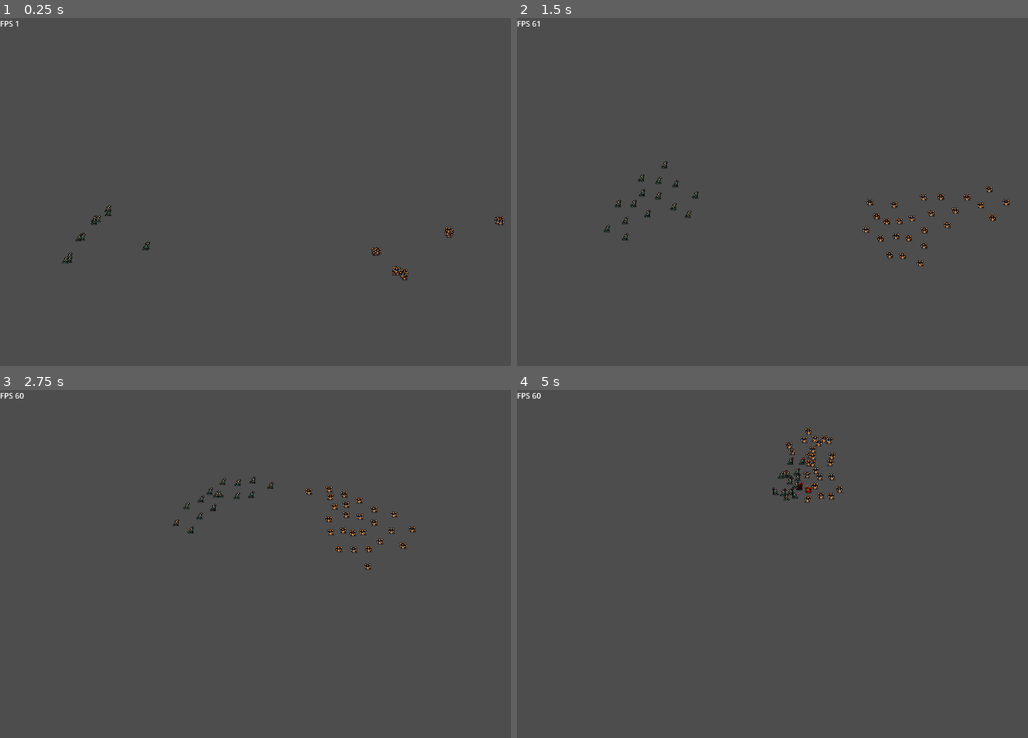
Above: before the commit, frames 1-4 (two rows, left to right).
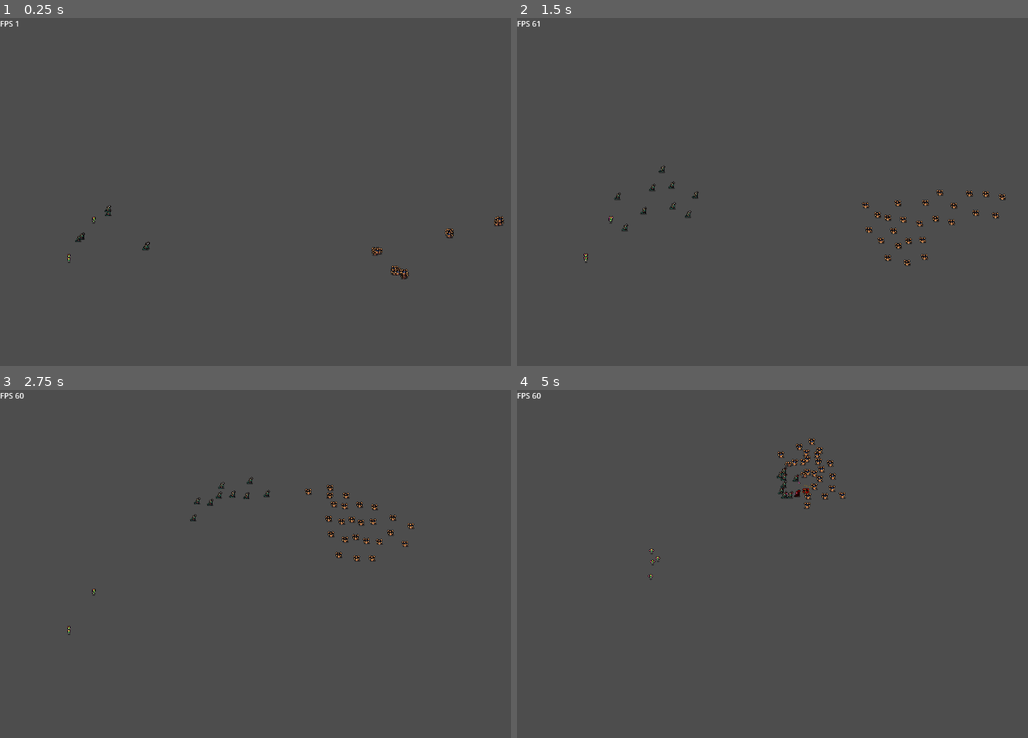
Above: after the commit, the same moments.

Repository: Snayff/nqp3
Game: Godot game, scene res://scenes/stages/combat/stage_combat.tscn
Same seed, same stepped clock (60 frames per second), same inputs: the game is played once before the commit and once after it.
Inputs:
- Up to frame 1 (0.25 s): no input
- Up to frame 2 (1.5 s): tap Enter at 0.5 s
- Up to frame 3 (2.75 s): no input
- Up to frame 4 (5 s): no input

The runs differ from the first frame. In frame 1, 0.2% of the frame differs, in the area x 12-99%, y 56-76%; in frame 2, 1.2%, in the area x 13-97%, y 41-72%; in frame 3, 1.1%; in frame 4, 1.1%.

Commit message:
add motivation status effect, refine target finder scene

Diff:
--- a/scenes/components/target_finder/target_finder.gd
+++ b/scenes/components/target_finder/target_finder.gd
@@ -15,6 +15,24 @@
 		radius = value
 		queue_redraw()
 
+
+func _ready() -> void:
+	await get_tree().physics_frame
+	print("=============> " + get_parent().debug_name + "'s target finder synced with physics frame. " )
+
 func _draw() -> void:
 	if is_visible:
 		draw_arc(position, col_shape.shape.radius, 0, 360, 32, shape_colour)
+
+## get all actors colliding with the shape
+##
+## helper function that uses get_overlapping_bodies but recasts to correct type and
+## also allows for a delay to wait for the next physics frame
+func get_actors_in_range(wait_frame: bool = false) -> Array[Actor]:
+	if wait_frame:
+		await get_tree().physics_frame
+
+	var overlapping : Array[Actor]
+	overlapping.assign(get_overlapping_bodies())
+	assert(overlapping is Array[Actor])
+	return overlapping
--- a/scenes/entities/actor/actor.gd
+++ b/scenes/entities/actor/actor.gd
@@ -388,12 +388,12 @@
 	_actions.trigger_reactions(Constants.ActionTrigger.ON_ATTACK, self)
 
 
-## on stamina <= 0; apply exhausted status effect
+## on stamina <= 0; apply Exhaustion status effect
 ##
 ## signal emitted by stats
 func _on_stamina_depleted() -> void:
-	var exhausted = Exhausted.new(self)
-	add_status_effect(exhausted)
+	var exhaustion = Exhaustion.new(self)
+	add_status_effect(exhaustion)
 
 
 # on _cast_timer reaching 0; transition to attack
--- a/scenes/stages/combat/stage_combat.gd
+++ b/scenes/stages/combat/stage_combat.gd
@@ -15,16 +15,17 @@
 ## load units from the troupes involved in the combat
 func _get_units_from_troupe() -> void:
 	# FIXME: when troupes exist update to use troupe. placeholder code for now.
+	var num_unit_per_team = 5
 
+	var unit_name: String = ""
+	var unit_choices : Dictionary = {
+		"team1": ["conjurer", "poet"],
+		"team2": ["copper_golem"]
+	}
 	for key in _units.keys():
-		var num_unit_per_team = 5
-		var unit_name: String
-		if key == "team1":
-			unit_name = "conjurer"
-		else:
-			unit_name = "copper_golem"
-
 		for i in range(num_unit_per_team):
+			unit_choices[key].shuffle()
+			unit_name = unit_choices[key][0]
 			var unit = Factory.create_unit(self, unit_name, key)
 			unit.set_name(unit_name.to_pascal_case() + "_Unit")
 			_units[key].append(unit)
--- a/scenes/stages/combat/stage_combat.tscn
+++ b/scenes/stages/combat/stage_combat.tscn
@@ -1,7 +1,7 @@
 [gd_scene load_steps=6 format=3 uid="uid://01qjv0fopxx0"]
 
 [ext_resource type="Script" path="res://scenes/stages/combat/stage_combat.gd" id="1_b58k1"]
-[ext_resource type="Script" path="res://scenes/stages/combat/FPSCounter.gd" id="2_qukio"]
+[ext_resource type="Script" path="res://scenes/stages/combat/fps_counter.gd" id="2_5twv8"]
 
 [sub_resource type="NavigationPolygon" id="NavigationPolygon_qkf04"]
 vertices = PackedVector2Array(1, 21, -2, -3, 1151, -1, 690, 210, 451, 210, 1144, 650, 680, 648, 0, 646, 451, 647)
@@ -40,4 +40,4 @@
 [node name="FPSCounter" type="Label" parent="."]
 offset_right = 40.0
 offset_bottom = 23.0
-script = ExtResource("2_qukio")
+script = ExtResource("2_5twv8")
--- /dev/null
+++ b/script_templates/BaseStatusEffect/status_effect.gd
@@ -0,0 +1,29 @@
+extends BaseStatusEffect
+
+# meta-name: Status Effect
+# meta-description: Special type of action, that applies effect over a duration.
+# meta-default: true
+
+func _configure() -> void:
+	friendly_name = ""
+	action_type = Constants.ActionType.STATUS_EFFECT
+	tags = [Constants.ActionTag]
+
+	target_type = Constants.TargetType
+
+	_base_cooldown = 0.0
+	_base_damage = 0
+	_base_damage_type = Constants.DamageType
+
+	# status effect attrs
+	_base_duration = 0
+	stat_modifiers = []
+
+
+# called everytime cooldown == 0
+func use(initial_target: Actor) -> void:
+	super(initial_target)
+
+
+func get_description() -> String:
+	return ""
--- a/scripts/actions/attacks/stanza.gd
+++ b/scripts/actions/attacks/stanza.gd
@@ -9,24 +9,38 @@
 
 	target_selection  = Constants.ActionTargetSelection.SELF
 	target_type = Constants.TargetType.ALLY
-	target_preferences = [Constants.TargetPreference]
+	target_preferences = [Constants.TargetPreference.ANY]
 
 	_base_cooldown = 4.0
 	_base_stamina_cost = 20
 	_base_damage = 0
 	_base_damage_type = Constants.DamageType.MAGIC
 	_base_cast_time = 0.5
-	_base_range = 40.0
+	_base_range = 400.0
 
 
 func use(initial_target: Actor) -> void:
 	super(initial_target)
 
 	# get all targets in range
-	var target_finder = Factory.create_target_finder(true, Color(0.51, 0.094, 0))
-	_creator.add_child(target_finder)
-	var targets : Array[Actor] = target_finder.get_overlapping_bodies()
 
+	var target_finder = Factory.add_target_finder(_creator, range, true, Color(0.51, 0.094, 0))
+	#_creator.add_child(target_finder)
+	var targets : Array = await target_finder.get_actors_in_range(true)
+
+#
+#	var targets : Array[Actor] = Utility.get_actors_in_area(_creator.global_position, range)
+#	var c = Node2D.new()
+#	_creator.add_child(c)
+#	c.draw_arc(Vector2.ZERO, range, 0, 360, 32, Color(0.51, 0.094, 0))
+
+	# find allies
+	var target_group : String = Utility.get_target_group(_creator, target_type)
+	for target_ in targets:
+		if target_.is_in_group(target_group):
+
+			# apply status effect
+			_effect_status("motivation")
 
 
 
@@ -35,4 +49,4 @@
 
 
 func get_description() -> String:
-	return ""
+	return "Even but a stanza can encourage a mountain to move."
--- a/scripts/actions/status_effects/exhausted.gd
+++ b/scripts/actions/status_effects/exhaustion.gd
@@ -1,7 +1,7 @@
-class_name Exhausted extends BaseStatusEffect
+class_name Exhaustion extends BaseStatusEffect
 
 func _configure() -> void:
-	friendly_name = "Exhausted"
+	friendly_name = "Exhaustion"
 	tags = [Constants.ActionTag.STATUS_EFFECT, Constants.ActionTag.STAT_MOD]
 	target_type = Constants.TargetType.ANY
 	_base_duration = INF
--- /dev/null
+++ b/scripts/actions/status_effects/motivation.gd
@@ -0,0 +1,29 @@
+class_name Motivation extends BaseStatusEffect
+
+
+func _configure() -> void:
+	friendly_name = "Motivation"
+	action_type = Constants.ActionType.STATUS_EFFECT
+	tags = [Constants.ActionTag.STATUS_EFFECT, Constants.ActionTag.STAT_MOD]
+
+	target_type = Constants.TargetType.ANY
+
+	_base_cooldown = 1.0
+	_base_damage = 0
+	_base_damage_type = Constants.DamageType
+
+	# status effect attrs
+	_base_duration = 0.5  # less than cooldown, so only applied once
+	stat_modifiers = []
+
+	var move_speed_boost = StatModifier.new("move_speed", Constants.StatModType.ADD, 100)
+	stat_modifiers.append(move_speed_boost)
+
+
+# called everytime duration == 0
+func use(initial_target: Actor) -> void:
+	super(initial_target)
+
+
+func get_description() -> String:
+	return "So motivated to get to where they're going."
--- a/scripts/globals/factory.gd
+++ b/scripts/globals/factory.gd
@@ -270,9 +270,15 @@
 
 ############# ADDITIONAL COMPONENTS ##########
 
-func create_target_finder(is_visible: bool = false, colour: Color = Color(0, 0, 0, 0)) -> TargetFinder:
+func add_target_finder(creator: Actor, radius: int, is_visible: bool = false, colour: Color = Color(0, 0, 0, 0)) -> TargetFinder:
+	print("Creating new target finder for " + creator.debug_name + " ===========>")
 	var target_finder : TargetFinder = _TargetFinder.instantiate()
+	creator.add_child(target_finder)  # need to add child to trigger the onready stuff
+	target_finder.radius = radius
 	target_finder.is_visible = is_visible
-	if not colour.is_equal_approx(Color(0, 0, 0, 0)):
+	target_finder.global_position = creator.global_position
+	if not colour.is_equal_approx(Color(0, 0, 0, 0)):  # if colour isnt default value
 		target_finder.shape_colour = colour
+
+	#remove_child(target_finder)  # unparent so that it can be added to caller as required
 	return target_finder
--- a/scripts/globals/ref_data.gd
+++ b/scripts/globals/ref_data.gd
@@ -23,11 +23,11 @@
 		"tier": 1,
 		"actions": {  ## must use {Action Type, script name} (NOT class name)
 			Constants.ActionType.ATTACK : [
-				"smash"
+				"smash",
 			],
 			Constants.ActionType.REACTION : {
 				Constants.ActionTrigger.ON_DEAL_DAMAGE : [
-					"spiky_shell"
+					"spiky_shell",
 				]
 			},
 		}
@@ -52,7 +52,7 @@
 		"actions": {  ## must use Action Type, script name (NOT class name)
 			Constants.ActionType.ATTACK : [
 				"wand_blast",
-				"heal"
+				"heal",
 			],
 			Constants.ActionType.REACTION : { }
 		}
@@ -76,8 +76,7 @@
 		"tier": 1,
 		"actions": {  ## must use Action Type, script name (NOT class name)
 			Constants.ActionType.ATTACK : [
-				"wand_blast",
-				"heal"
+				"stanza",
 			],
 			Constants.ActionType.REACTION : { }
 		}
--- a/scripts/globals/utility.gd
+++ b/scripts/globals/utility.gd
@@ -177,6 +177,47 @@
 	return nearest_target
 
 
+## find all actors in area
+func get_actors_in_area(pos: Vector2, radius: int) -> Array[Actor]:
+	# FIXME: this doesnt ever return actors. When this works it might be better than target_finder for use when casting
+
+	var actors: Array[Actor] = []
+	# configure shape cast
+	var shape_cast = ShapeCast2D.new()
+	add_child(shape_cast)
+	shape_cast.collide_with_bodies = true
+	shape_cast.collision_mask = 2  # entity mask
+	shape_cast.max_results = 50
+	shape_cast.target_position = Vector2.ZERO
+	shape_cast.global_position = pos
+
+	# configure shape
+	shape_cast.shape = CircleShape2D.new()
+	shape_cast.shape.radius = radius
+
+	# get info right away
+	shape_cast.force_shapecast_update()
+
+	# filter results
+	if shape_cast.is_colliding():
+		for result in shape_cast.collision_result:
+			actors.append(result["collider"])
+
+	# clean up
+	shape_cast.queue_free()
+
+
+	# rather than using a shape cast we could query the phys engine like the following, but needs to be called from _physics_process:
+#	var space := get_world_2d().direct_space_state
+#	var parameters := PhysicsShapeQueryParameters2D.new()
+#	var rect_shape = RectangleShape2D.new()
+#	rect_shape.size = Vector2(50,50)
+#	parameters.shape = rect_shape
+#	var hits = space.intersect_shape(parameters)
+
+	return actors
+
+
 ######## MATHS ##########
 
 ## convert a polar coord to a cartesian one
Renamed: scenes/stages/combat/FPSCounter.gd -> scenes/stages/combat/fps_counter.gd
